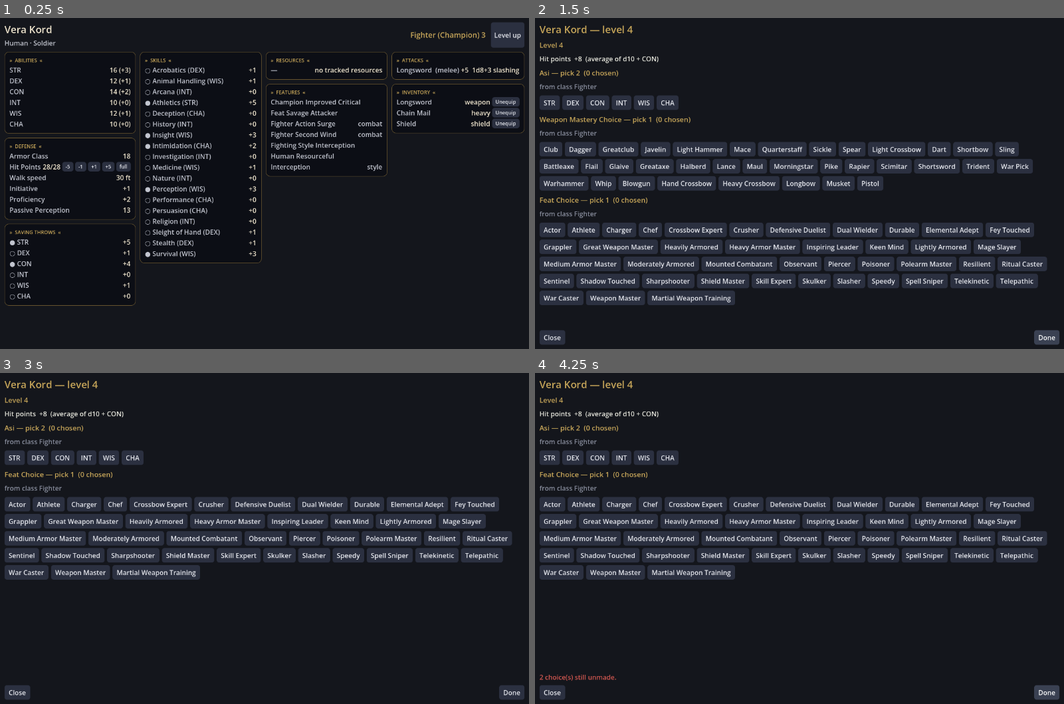
Above: before the commit, frames 1-4 (two rows, left to right).
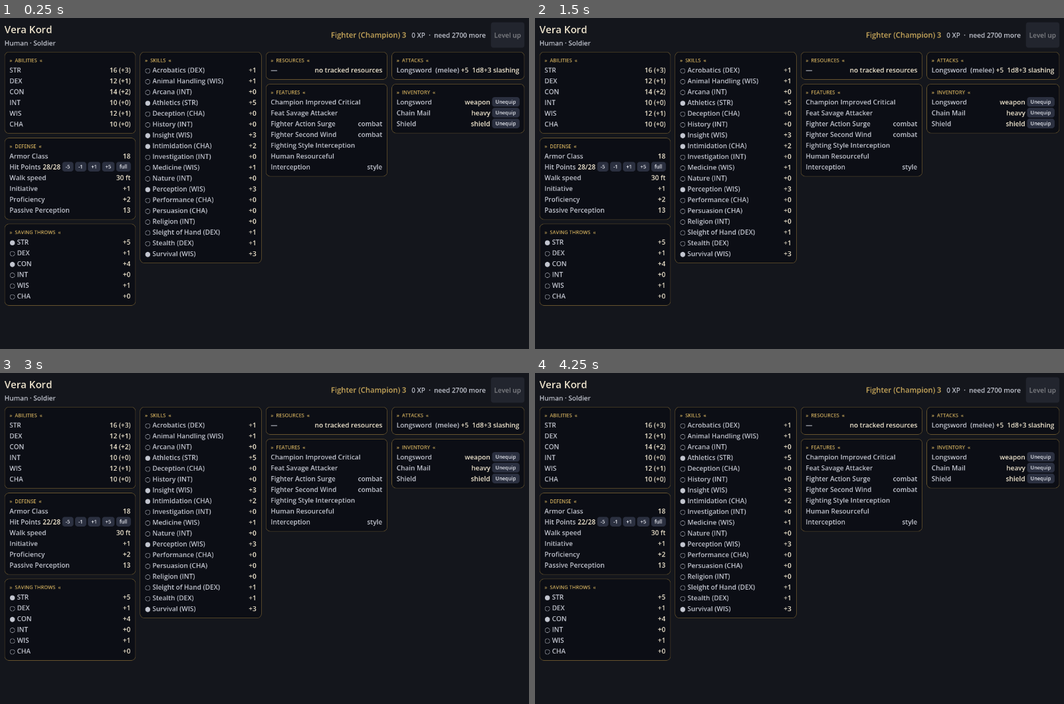
Above: after the commit, the same moments.

Repository: EgecanOzcakar/sorcmerc
Game: Godot game, scene res://scenes/profile/profile.tscn
Same seed, same stepped clock (60 frames per second), same inputs: the game is played once before the commit and once after it. This scene is started directly instead of the project's main scene.
Inputs (mouse positions are in pixels of both pictures, inside the frame that each line leads up to):
- Up to frame 1 (0.25 s): no input
- Up to frame 2 (1.5 s): click (1042, 34) at 0.5 s, where only the run before the commit has a clickable "Level up"; click (1032, 335) at 1.25 s, where only the run before the commit has a clickable "Confirm level 4"
- Up to frame 3 (3 s): click "-5" at 2 s; click "-1" at 2.75 s
- Up to frame 4 (4.25 s): click (1048, 690) at 3.5 s, where only the run before the commit has a clickable "Done"

The runs differ from the first frame. In frame 1, 0.4% of the frame differs, in the area x 62-99%, y 4-7%; in frame 2, 34%, in the area x 0-100%, y 2-99%; in frame 3, 24%; in frame 4, 24%.

Commit message:
T10.1: per-character XP + 5e level-up gating
Character.xp persisted; Campaign.finish_combat splits result.xp evenly
across the active party; Leveling.can_level_up/xp_to_next off the standard
cumulative table; the profile's Level up button follows it.

Co-Authored-By: Claude Opus 5 <noreply@anthropic.com>

Diff:
--- a/core/campaign.gd
+++ b/core/campaign.gd
@@ -62,7 +62,7 @@
 var stage := 0
 var node: Dictionary = {}
 var state := "picking"        # picking | visiting | combat | won | lost
-var xp := 0                   # banked here: Character has no xp field yet
+var xp := 0                   # run total, for the header; the real bank is ch.xp
 var log: Array = []
 var rng
 
@@ -114,6 +114,7 @@
 		say("The party falls. The road ends here.")
 		return
 	xp += int(result.get("xp", 0))
+	_split_xp(int(result.get("xp", 0)))
 	party.add_gold(int(result.get("gold", 0)) + int(node.get("gold", 0)))
 	for item in result.get("loot", []):
 		party.stash_add(String(item))
@@ -126,6 +127,15 @@
 		say(line)
 	state = "visiting"   # the after-action panel; leave() moves on
 
+# Split evenly among whoever was in the fight; the remainder is dropped.
+func _split_xp(total: int) -> void:
+	var fighters: Array = party.party_characters()
+	if fighters.is_empty() or total <= 0:
+		return
+	var share: int = total / fighters.size()
+	for ch in fighters:
+		ch.xp += share
+
 # --- treasure -------------------------------------------------------------
 
 func _take_treasure() -> void:
--- a/core/character.gd
+++ b/core/character.gd
@@ -16,6 +16,8 @@
 var slots_used: Array[int] = []         # spell slots spent, per level; cleared by a long rest
 var hp_current: int = -1                # -1 = full
 var prepared: Array[String] = []
+var xp: int = 0                         # banked per character; gates Leveling.can_level_up
+var dead: bool = false                  # died in a fight; benched until revived
 
 const Resolve = preload("res://core/rules/resolve.gd")
 const Resolved = preload("res://core/rules/resolved.gd")
--- a/core/character_save.gd
+++ b/core/character_save.gd
@@ -20,7 +20,9 @@
 #   "inventory": [{"item_id": "dagger", "quantity": 1}],
 #   "pools": {"second-wind": 1},      // campaign state: uses REMAINING
 #   "hp_current": -1,                 // -1 = full
-#   "prepared": ["cure-wounds"]
+#   "prepared": ["cure-wounds"],
+#   "xp": 900,                        // banked XP (T10); Leveling gates level-up on it
+#   "dead": false                     // died this run; revived by Party.resurrect
 # }
 #
 # Unknown extra keys are ignored on load, so a later track may add its own without
@@ -60,6 +62,8 @@
 		"pools": ch.pools.duplicate(),
 		"hp_current": ch.hp_current,
 		"prepared": ch.prepared.duplicate(),
+		"xp": ch.xp,
+		"dead": ch.dead,
 	}
 
 # null when the dictionary is not a character save.
@@ -93,6 +97,8 @@
 		ch.pools[k] = int(d["pools"][k])
 	ch.hp_current = int(d.get("hp_current", -1))
 	ch.prepared.assign(d.get("prepared", []))
+	ch.xp = int(d.get("xp", 0))
+	ch.dead = bool(d.get("dead", false))
 	return ch
 
 # Returns the path written, or "" on failure.
--- a/core/leveling.gd
+++ b/core/leveling.gd
@@ -13,6 +13,23 @@
 
 # hp_roll sentinel: the resolver substitutes die/2+1 (spec §4, save format's -1).
 const AVERAGE := -1
+
+# The 5e cumulative XP table: XP_TABLE[n] is the total XP needed to reach level n+1.
+const XP_TABLE := [0, 300, 900, 2700, 6500, 14000, 23000, 34000, 48000, 64000,
+	85000, 100000, 120000, 140000, 165000, 195000, 225000, 265000, 305000, 355000]
+const MAX_LEVEL := 20
+
+static func xp_for_level(level: int) -> int:
+	return int(XP_TABLE[clampi(level, 1, MAX_LEVEL) - 1])
+
+static func can_level_up(ch) -> bool:
+	return ch.level() < MAX_LEVEL and int(ch.xp) >= xp_for_level(ch.level() + 1)
+
+# 0 when already eligible (or at the cap) — the UI shows "need N more XP" while > 0.
+static func xp_to_next(ch) -> int:
+	if can_level_up(ch) or ch.level() >= MAX_LEVEL:
+		return 0
+	return xp_for_level(ch.level() + 1) - int(ch.xp)
 
 static func add_level(ch, class_id := "", hp_roll := AVERAGE) -> void:
 	ch.add_level(class_id if class_id != "" else ch.class_id(), hp_roll)
--- a/scenes/profile/profile.gd
+++ b/scenes/profile/profile.gd
@@ -7,6 +7,7 @@
 const Catalog = preload("res://core/rules/catalog.gd")
 const Effects = preload("res://core/rules/effects.gd")
 const Presets = preload("res://core/presets.gd")
+const Leveling = preload("res://core/leveling.gd")
 
 const ABIL := ["str", "dex", "con", "int", "wis", "cha"]
 const ABIL_NAME := {"str": "STR", "dex": "DEX", "con": "CON", "int": "INT", "wis": "WIS", "cha": "CHA"}
@@ -136,10 +137,19 @@
 	box.add_child(lv)
 	_fields["classes"] = lv
 
+	var need := Leveling.xp_to_next(_ch)
+	var xp := Label.new()
+	xp.text = "%d XP" % int(_ch.xp) if need == 0 else "%d XP  ·  need %d more" % [int(_ch.xp), need]
+	xp.add_theme_color_override("font_color", COL_DIM)
+	box.add_child(xp)
+	_fields["xp"] = xp
+
 	var b := Button.new()
 	b.text = "Level up"
+	b.disabled = need > 0
 	b.pressed.connect(_level_up)
 	box.add_child(b)
+	_fields["level_up_btn"] = b
 	return box
 
 func _class_line(s) -> String:
--- a/tests/test_campaign.gd
+++ b/tests/test_campaign.gd
@@ -90,6 +90,8 @@
 	c.finish_combat({"outcome": "Victory", "xp": 300, "gold": 40, "loot": ["dagger"],
 		"deaths": ["pike"], "kills": ["kritch", "kritch", "snik"]})
 	check(c.xp == 300, "xp is banked on the campaign")
+	for ch in c.party.roster:
+		check(ch.xp == 100, "%s got an even share of the 300 XP" % ch.id)
 	check(c.party.gold == gold + 40, "gold is banked on the party")
 	check(c.party.stash_count("dagger") == 1, "loot lands in the stash")
 	check(not c.party.is_active("pike"), "the dead are benched")
--- a/tests/test_leveling.gd
+++ b/tests/test_leveling.gd
@@ -59,6 +59,7 @@
 	_preview()
 	_screen()
 	_from_profile()
+	_xp_gate()
 	print("test_leveling: %d passed, %d failed" % [_pass, _fail])
 	quit(1 if _fail > 0 else 0)
 
@@ -194,3 +195,29 @@
 	check(vera.sheet().max_hp == before_hp, "preview leaves the sheet alone")
 	check(int(p["level"]) == before_level + 1, "preview reports the target level")
 	check(int(p["hp"]) > 0, "preview reports an HP gain")
+
+# T10: the 5e XP table gates level-up, and the profile button follows it.
+func _xp_gate() -> void:
+	var ch = Presets.vera()          # level 3
+	ch.xp = 0
+	check(not Leveling.can_level_up(ch), "L3 with 0 XP cannot level")
+	check(Leveling.xp_to_next(ch) == 2700, "L3 needs 2700 XP for level 4")
+	ch.xp = 2699
+	check(not Leveling.can_level_up(ch) and Leveling.xp_to_next(ch) == 1, "one XP short")
+	ch.xp = 2700
+	check(Leveling.can_level_up(ch), "hitting the threshold unlocks level-up")
+	check(Leveling.xp_to_next(ch) == 0, "eligible characters need 0 more")
+	check(Leveling.xp_for_level(1) == 0 and Leveling.xp_for_level(20) == 355000,
+		"the table spans 1..20")
+
+	var p = load("res://scenes/profile/profile.tscn").instantiate()
+	root.add_child(p)
+	ch.xp = 100
+	p.set_character(ch)
+	check(p._fields["level_up_btn"].disabled, "the profile disables Level up below the threshold")
+	check(p.field("xp").contains("need 2600 more"), "the profile says how much XP is missing (got %s)"
+		% p.field("xp"))
+	ch.xp = 9999
+	p.set_character(ch)
+	check(not p._fields["level_up_btn"].disabled, "enough XP enables the button")
+	p.queue_free()
